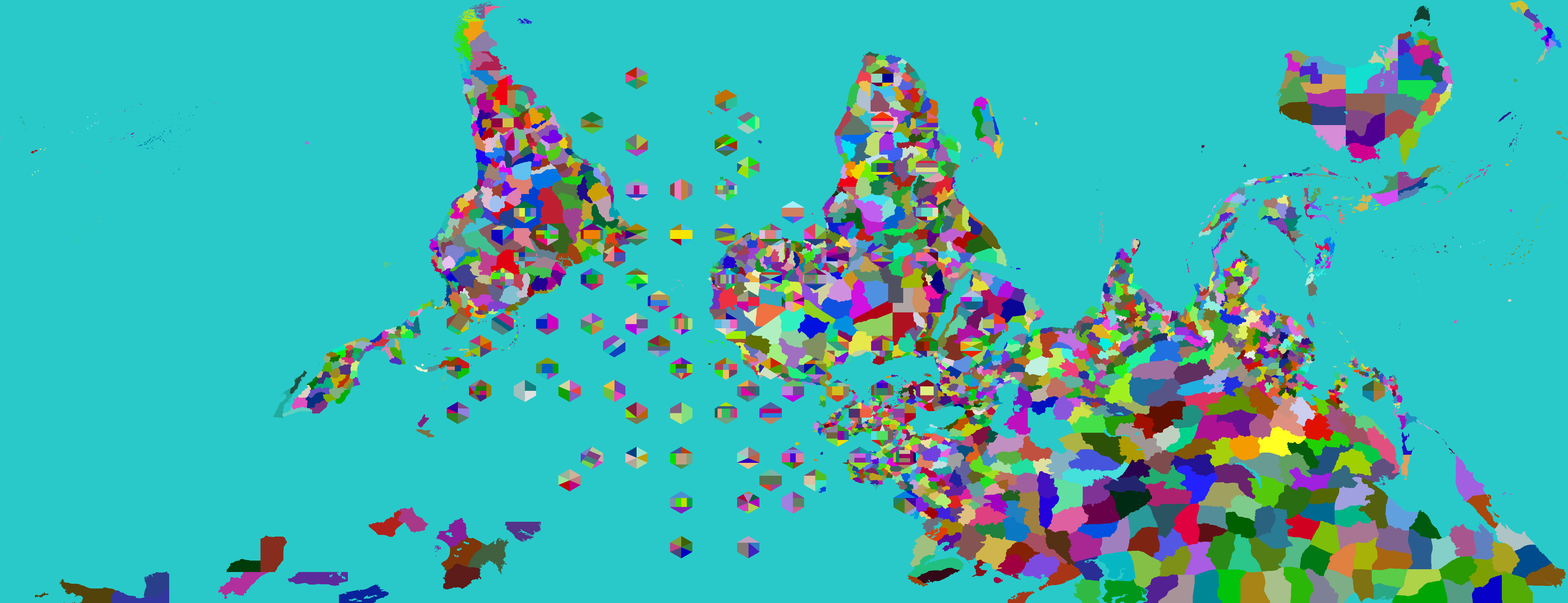
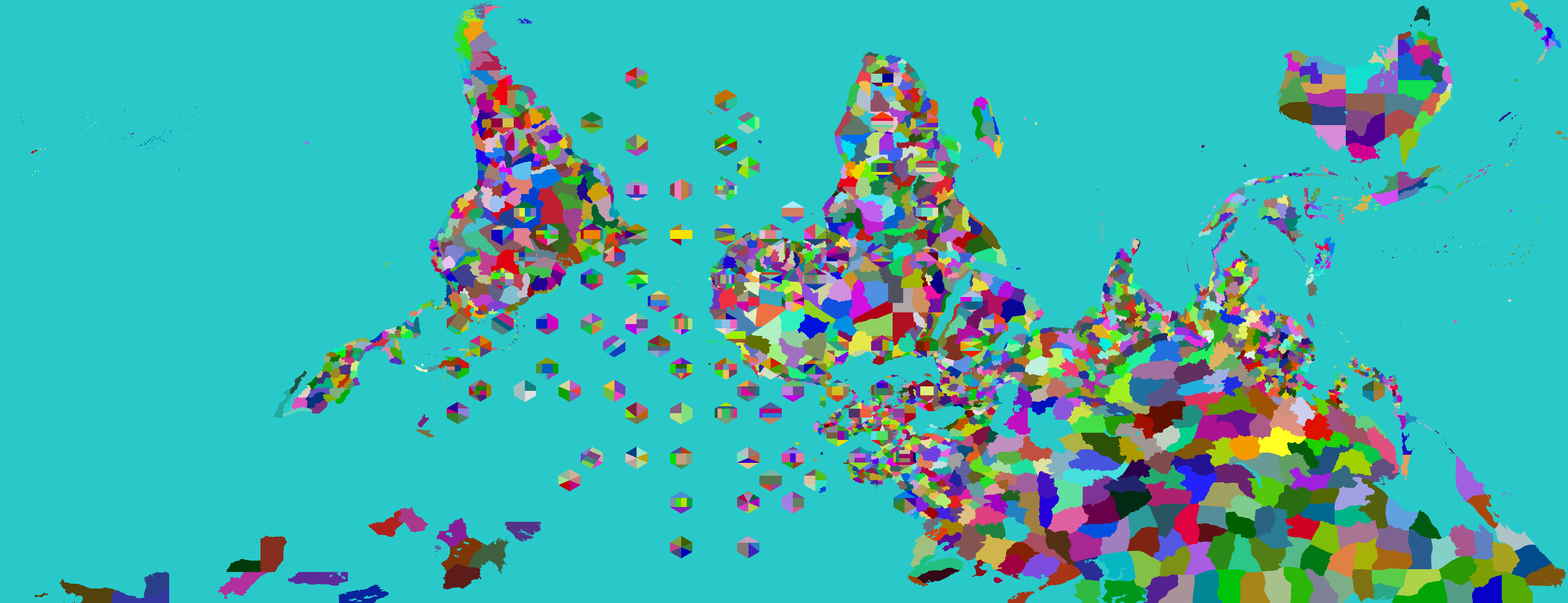
The second w=1568, h=603 image is a revision of the first. Changes to its layers:
painted on "Provinces" over bbox(1002, 516, 1032, 543)
